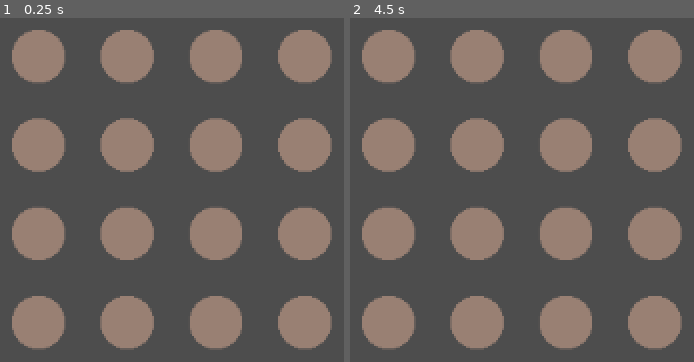
Above: before the commit, frames 1-2 (left to right).
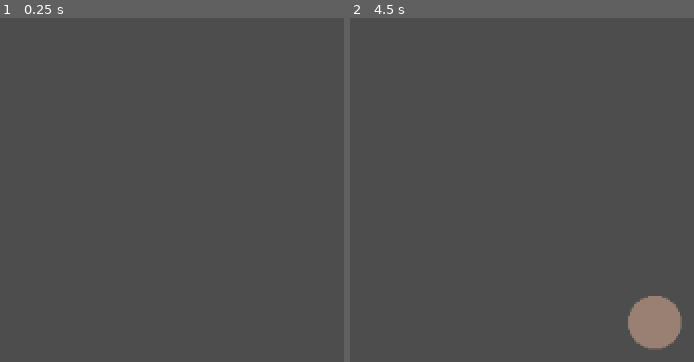
Above: after the commit, the same moments.

Repository: picasso250/gridworld
Game: Godot game, scene res://tube_test.tscn
Two runs of this game, one before a commit and one after it. Both use one fixed random seed, a clock stepped at 60 frames per second and the inputs below.
Inputs (mouse positions are in pixels of both pictures, inside the frame that each line leads up to):
- Up to frame 1 (0.25 s): no input
- Up to frame 2 (4.5 s): tap Enter at 0.5, 2, 3.5 s; move the mouse to (outside the picture) at 0.52 s; click (outside the picture) at 0.67 s; tap Space at 1.25, 2.75, 4.25 s; move the mouse to (outside the picture) at 1.27 s; click (outside the picture) at 1.42 s; move the mouse to (outside the picture) at 2.02 s; click (outside the picture) at 2.17 s; move the mouse to (outside the picture) at 2.77 s; click (outside the picture) at 2.92 s; move the mouse to (outside the picture) at 3.52 s; click (outside the picture) at 3.67 s; move the mouse to (663, 327) at 4.27 s; click (663, 327) at 4.42 s

The runs differ from the first frame. In frame 1, 31% of the frame differs, in the area x 3-97%, y 3-96%; in frame 2, 29%.

Commit message:
click 啊

Diff:
--- a/tube.gd
+++ b/tube.gd
@@ -7,97 +7,52 @@
 @export var y: int = 0
 @export var cell_size: float = 64
 @export var pipe_width: float = 0.4
-@export var draw_left_pipe: bool = true
-@export var draw_right_pipe: bool = true
-@export var draw_top_pipe: bool = true
-@export var draw_bottom_pipe: bool = true
 @export var debug: bool = false
 
-@export var pipe_color: Color = Color(0.2, 0.1, 0.04, 1)
+@export var pipe_color: Color = Color(0.6, 0.5, 0.45, 1.0)
 @export var water_color: Color = Color(0.2, 0.6, 1.0, 1)
 
-const WATER_POSITION_THRESHOLD = 0.005
+@export var show_left_arm: bool = false
+func set_show_left_arm(value: bool):
+	show_left_arm = value
+	material.set_shader_parameter("show_left_arm", value)
 
-var water_pos_init_center: Vector2 = Vector2(0.5, 0.5)
-@export var water_pos: Vector2 = water_pos_init_center
-@export var water2_pos: Vector2 = water_pos_init_center  # Second water position
+@export var show_right_arm: bool = false
+func set_show_right_arm(value: bool):
+	show_right_arm = value
+	material.set_shader_parameter("show_right_arm", value)
 
-@export var animation_duration: float = 1
-@export var animation_direction: Direction = Direction.RIGHT
-@export var animation_movement: Movement = Movement.OUTWARD
+@export var show_top_arm: bool = false
+func set_show_top_arm(value: bool):
+	show_top_arm = value
+	material.set_shader_parameter("show_top_arm", value)
 
-@export var animation2_direction: Direction = Direction.LEFT  # Second water direction
-@export var animation2_movement: Movement = Movement.OUTWARD  # Second water movement
+@export var show_bottom_arm: bool = false
+func set_show_bottom_arm(value: bool):
+	show_bottom_arm = value
+	material.set_shader_parameter("show_bottom_arm", value)
 
-var tween: Tween
-var tween2: Tween
+@export var show_center_circle: bool = true
+func set_show_center_circle(value: bool):
+	show_center_circle = value
+	material.set_shader_parameter("show_center_circle", value)
 
 func _ready():
-	# 动态创建 Tween 节点
-	tween = get_tree().create_tween()
-	tween2 = get_tree().create_tween()
-
-
-	# 初始化 Shader 参数
-	#material.set_shader_parameter("pipe_size", pipe_width)
-	#material.set_shader_parameter("pipe_color", pipe_color)
+	# Initialize Shader parameters
+	material.set_shader_parameter("pipe_color", pipe_color)
 	material.set_shader_parameter("water_color", water_color)
-
-	# 设置初始水的位置
-	water_pos = water_pos_init_center if animation_movement == Movement.OUTWARD else get_edge_position(animation_direction)
-	water2_pos = water_pos_init_center if animation2_movement == Movement.OUTWARD else get_edge_position(animation2_direction)
-
-	# 启动动画
-	start_water_tween(tween, "water_pos", water_pos, animation_direction, animation_movement)
-	start_water_tween(tween2, "water2_pos", water2_pos, animation2_direction, animation2_movement)
-
-
-func start_water_tween(
-	tween: Tween,
-	water_property: String,
-	position: Vector2,
-	direction: Direction,
-	movement: Movement
-):
-	# Set the destination position based on the direction
-	var end_position = get_edge_position(direction)
-	if movement == Movement.INWARD:
-		end_position = water_pos_init_center
-
-	# Animate the movement of water
-	tween.tween_property(self, water_property, end_position, animation_duration)
-
-func _on_tween_completed(tween: Tween, key: String):
-	# 动画完成时手动重置位置
-	water_pos = water_pos_init_center if animation_movement == Movement.OUTWARD else get_edge_position(animation_direction)
-	print("well")
+	material.set_shader_parameter("show_left_arm", show_left_arm)
+	material.set_shader_parameter("show_right_arm", show_right_arm)
+	material.set_shader_parameter("show_top_arm", show_top_arm)
+	material.set_shader_parameter("show_bottom_arm", show_bottom_arm)
+	material.set_shader_parameter("show_center_circle", show_center_circle)
+	tooltip_text = ""+str(x)+","+str(y)
 
 func _process(delta):
-	# Update shader parameters for water
-	material.set_shader_parameter("water_center", water_pos)
-	material.set_shader_parameter("water2_center", water2_pos)
+	pass
 
-func get_direction_vector(direction: Direction, movement: Movement):
-	var base_vector = get_base_vector(direction)
-	return base_vector * (1 if movement == Movement.OUTWARD else -1)
-
-func get_base_vector(direction: Direction):
-	match direction:
-		Direction.RIGHT:
-			return Vector2(1, 0)
-		Direction.UP:
-			return Vector2(0, -1)
-		Direction.LEFT:
-			return Vector2(-1, 0)
-		Direction.DOWN:
-			return Vector2(0, 1)
-		_:
-			return Vector2(0, 0)
-
-func get_edge_position(direction: Direction):
-	match direction:
-		Direction.RIGHT: return Vector2(1, 0.5)
-		Direction.UP: return Vector2(0.5, 0)
-		Direction.LEFT: return Vector2(0, 0.5)
-		Direction.DOWN: return Vector2(0.5, 1)
-		_: return Vector2(0, 0)
+func _on_gui_input(event):
+	if event is InputEventMouseButton:
+		if event.button_index == MOUSE_BUTTON_LEFT and event.pressed:
+			show_center_circle = !show_center_circle
+			material.set_shader_parameter("show_center_circle", show_center_circle)
--- a/tube.tscn
+++ b/tube.tscn
@@ -18,10 +18,10 @@
 material = SubResource("ShaderMaterial_jubco")
 offset_right = 64.0
 offset_bottom = 64.0
+tooltip_text = "ssfe"
 script = ExtResource("3_kiw3i")
 debug = true
-animation_direction = 2
-animation_movement = 1
-animation2_direction = 0
 
 [node name="Timer" type="Timer" parent="."]
+
+[connection signal="gui_input" from="." to="." method="_on_gui_input"]
--- a/tube_test.gd
+++ b/tube_test.gd
@@ -3,13 +3,11 @@
 @export var grid_size: Vector2i = Vector2i(4, 4)  # n x m grid size
 @export var cell_size: Vector2 = Vector2(64, 64)  # Each cell size
 
-
-
 # Stores the tube grid
 var tubes = []
 
 func _ready():
-	var template_tube = $Tube
+	var template_tube = $Tube as Control
 	# Initialize grid data
 	for y in range(grid_size.y):
 		var row = []
@@ -19,10 +17,11 @@
 
 			# Set the position and scale of the tube
 			tube.position = Vector2(x, y) * cell_size
-			#tube.scale = cell_size / Vector2(128, 128)  # Adjust scale based on grid size
 			tube.visible = true
-			#tube.x = y
-			#tube.y = x
+			tube.set_show_center_circle(false)
+			tube.x = y
+			tube.y = x
+			tube.material = template_tube.material.duplicate()
 			add_child(tube)
 
 			# Add the newly created tube to the tubes grid
--- a/tube_wrap.tscn
+++ b/tube_wrap.tscn
@@ -9,6 +9,7 @@
 color = Color(1, 1, 1, 0)
 
 [node name="Tube" parent="." instance=ExtResource("1_wtayp")]
+visible = false
 layout_mode = 0
 offset_left = 32.0
 offset_top = 32.0
